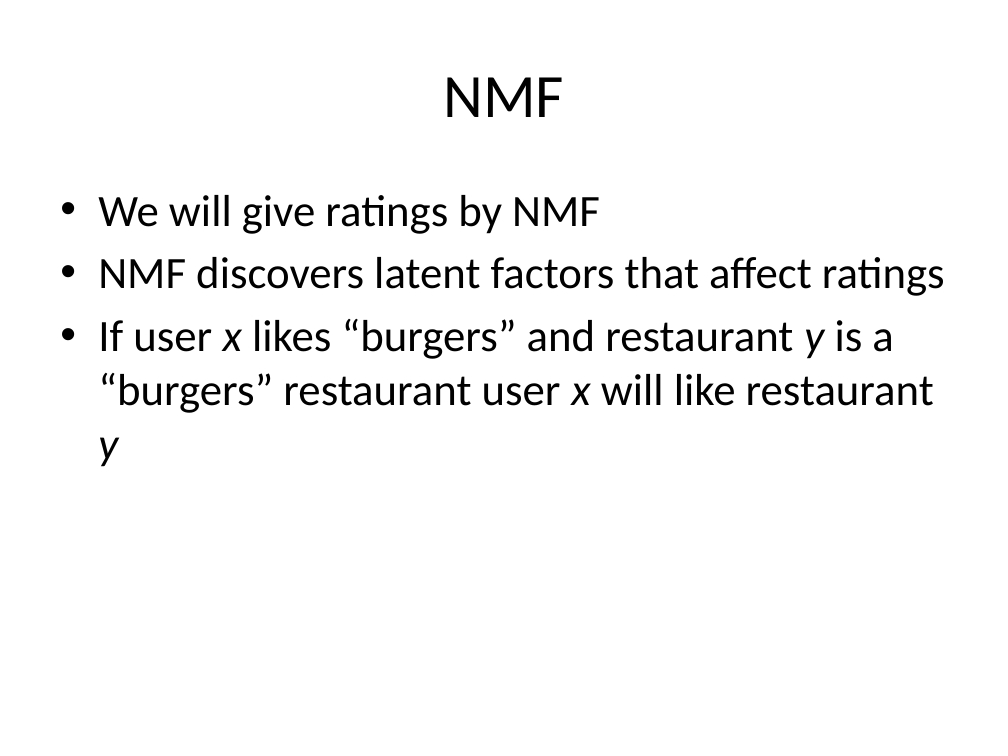
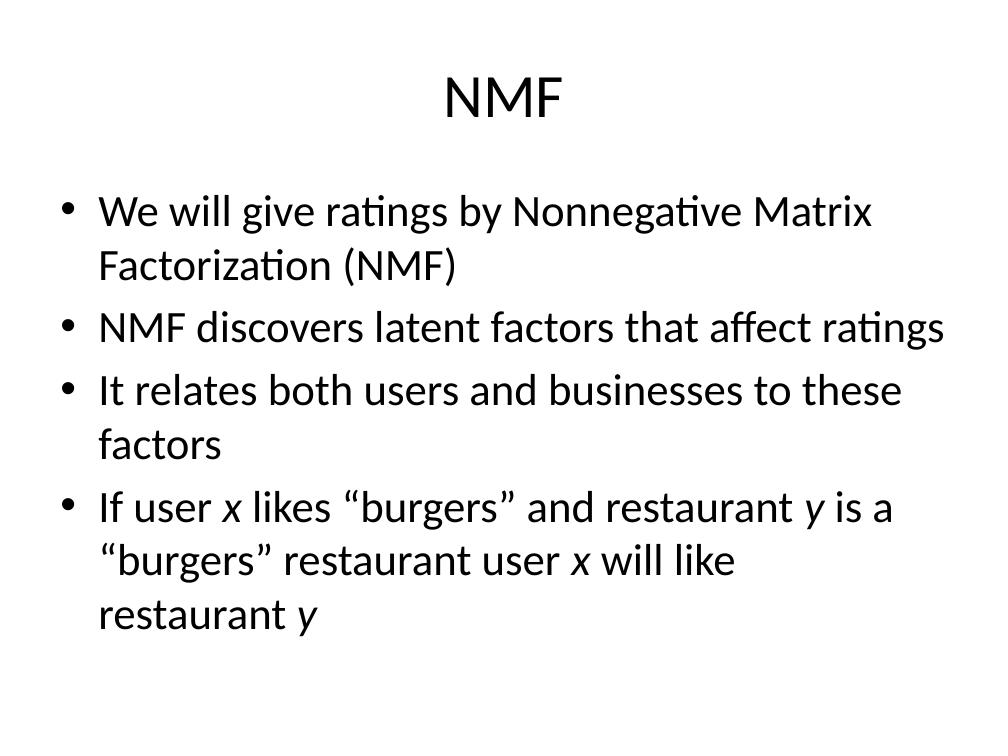
Before and after one commit to zouf/AllSortz, a slide deck: slide 2 of docs/slides.pptx. Drawn at 1008x756 pixels with LibreOffice and Linux fonts; fonts in the diff are those of the drawing. Boxes give left, top, right and bottom in pixels: in the first picture for what was removed or moved away, otherwise in the second. Text is boxed around its words. In the diff, an @@ line names an element or a change of style, - is before the commit and + after.

```diff
--- a/docs/slides.pptx
+++ b/docs/slides.pptx
@@ text at bbox=[98, 195, 873, 286]: text changed @@
-• We will give ratings by NMF
+• We will give ratings by Nonnegative Matrix Factorization (NMF)
@@ text at bbox=[98, 374, 903, 460]: paragraph added @@
+• It relates both users and businesses to these factors
```
Also in this commit, not shown: 4 other slides changed, 10 slides added.
